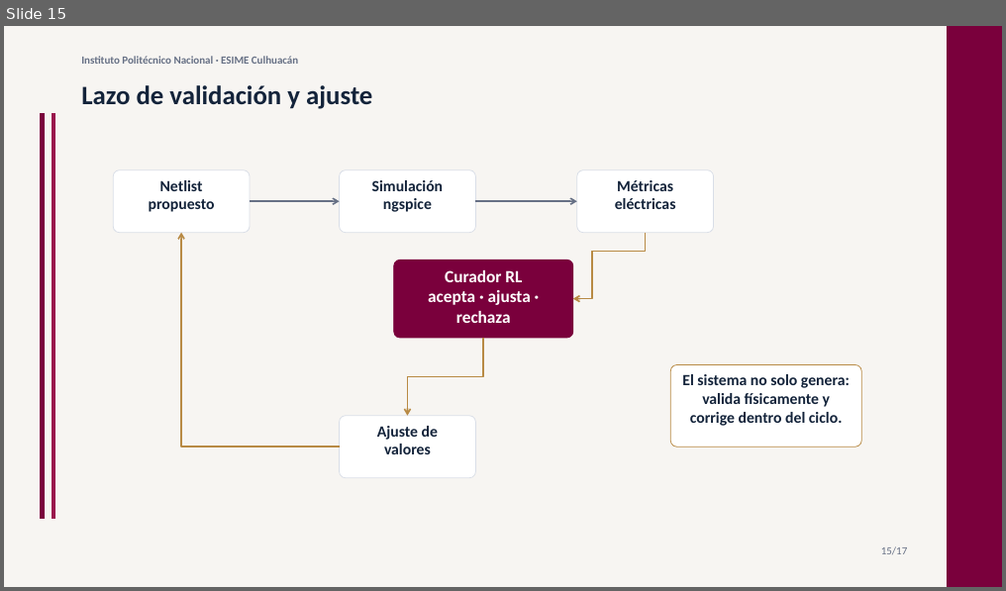
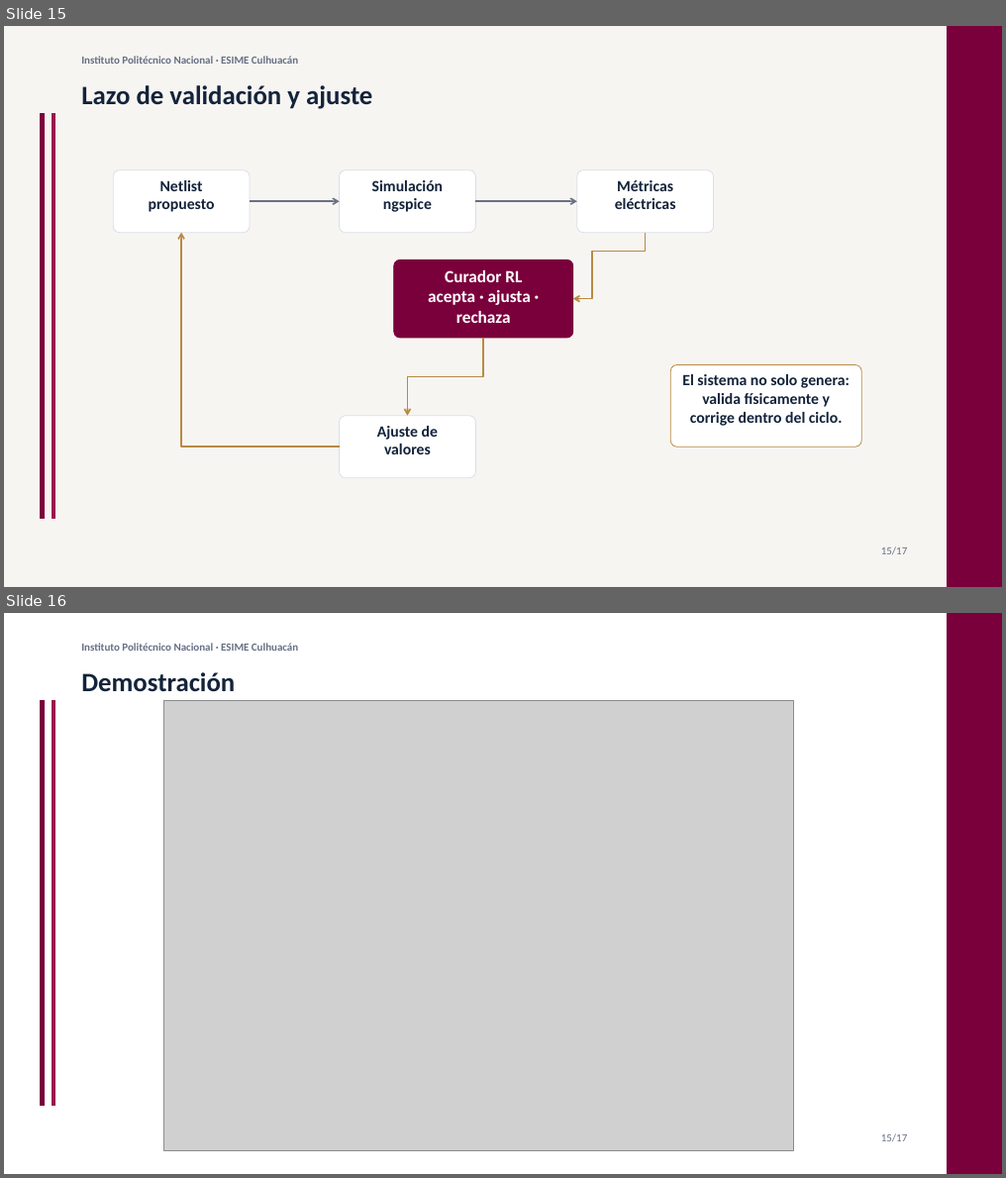
Before and after one commit to antoniotorresxd/ia-spice, a slide deck: tesina/slides/presentacion_tesina_ipn_20min.pptx. Shown one above the other, each under a label of ours: slide 15 before the commit, slides 15 and 16 after it. The pictures are 1006x591 and 1006x1178 pixels, drawn with LibreOffice and Linux fonts; fonts in the diff are those of the drawing; grey boxes stand for pictures. Boxes give left, top, right and bottom in pixels: in the first picture for what was removed or moved away, otherwise in the second. Text is boxed around its words. In the diff, an @@ line names an element or a change of style, - is before the commit and + after.

```diff
--- a/tesina/slides/presentacion_tesina_ipn_20min.pptx
+++ b/tesina/slides/presentacion_tesina_ipn_20min.pptx
@@ slide 16 added at (4, 613, 1002, 1174), background #FFFFFF @@
@@ rectangle added at (947, 613, 1002, 1174), fill #7A003C, outline #7A003C 0 pt @@
@@ text added at (81, 643, 298, 651), 10.5 pt, text #667085, bold @@
+Instituto Politécnico Nacional · ESIME Culhuacán
@@ rectangle added at (40, 700, 45, 1106), fill #7A003C, outline #7A003C 0 pt @@
@@ rectangle added at (53, 700, 54, 1106), fill #9A174D, outline #9A174D 0 pt @@
@@ text added at (81, 672, 235, 692), 25.5 pt, text #13233A, bold @@
+Demostración
@@ picture added at (164, 700, 794, 1152) @@
@@ text added at (881, 1134, 907, 1142), 10.5 pt, text #667085 @@
+15/17
```
Also in this commit, not shown: 10 slides changed, 1 other slide added, 14 other files.
